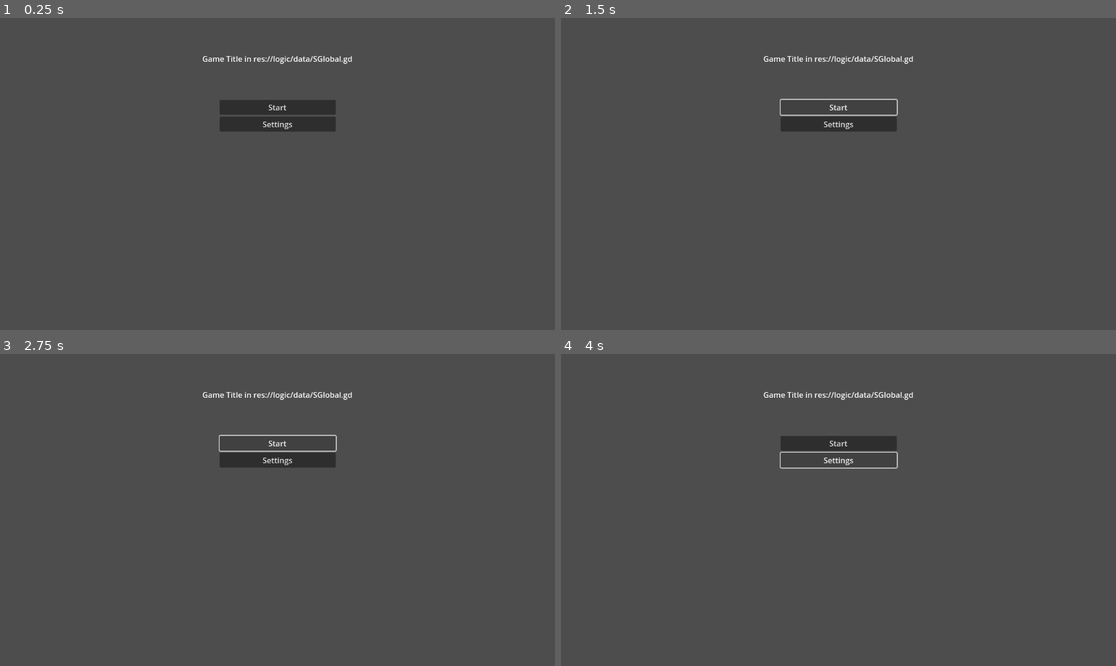
Above: before the commit, frames 1-4 (two rows, left to right).
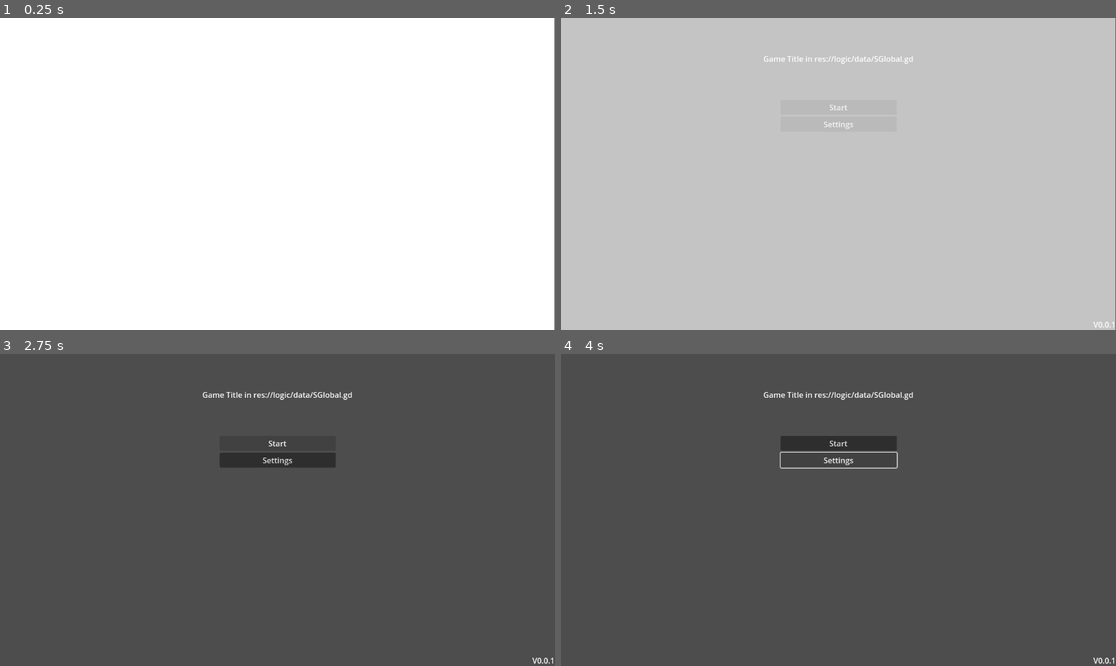
Above: after the commit, the same moments.

Repository: Duarterte/baseJam
Game: Godot game, scene res://miscellaneous/first_boot/intro.tscn
The game is run twice, just before and just after one commit, with the same random seed, the same clock (stepped at 60 frames per second) and the same inputs. Before the commit the project starts from res://logic/ui/MainMenu.tscn. Video files are missing from this copy of the repository; at most half a second of black plays in their place.
Inputs:
- Up to frame 1 (0.25 s): no input
- Up to frame 2 (1.5 s): click "Start" at 0.5 s; click "Start" at 1.25 s
- Up to frame 3 (2.75 s): click "Start" at 2 s
- Up to frame 4 (4 s): tap Enter at 2.75 s; click "Settings" at 3.5 s

The runs differ from the first frame. In frame 1, 100% of the frame differs, in the area x 0-100%, y 0-100%; in frame 2, 100%; in frame 3, 0.2%; in frame 4, less than 0.1%.

Commit message:
Audiovisuals

Diff:
--- a/logic/data/SGlobal.gd
+++ b/logic/data/SGlobal.gd
@@ -1,5 +1,8 @@
 extends Node
 
-var gameName = "Game Title in res://logic/data/SGlobal.gd"
+var gameName: String = "Game Title in res://logic/data/SGlobal.gd"
+var version: String  = "V0.0.1"
+var firstBoot: bool  = true
+
 func _ready():
-	pass
+	print(gameName + " " + version)
--- a/logic/ui/MainMenu.gd
+++ b/logic/ui/MainMenu.gd
@@ -1,11 +1,12 @@
 extends Control
 @onready var gametTilteLabel: Label = $CenterContainer2/GametTitle
-
+@onready var versionLabel: Label = $versionLabel
 # Called when the node enters the scene tree for the first time.
 func _ready():
 	if SGlobal.gameName: gametTilteLabel.text = SGlobal.gameName
-
-
-# Called every frame. 'delta' is the elapsed time since the previous frame.
-func _process(delta):
-	pass
+	if SGlobal.gameName: versionLabel.text    = SGlobal.version
+	if SGlobal.firstBoot:
+		$AnimationPlayer.play("curtainAnim", 0.)
+		await get_tree().create_timer(2.).timeout
+		remove_child($SceneEntryCurtain)
+		SGlobal.firstBoot = false
--- a/logic/ui/MainMenu.tscn
+++ b/logic/ui/MainMenu.tscn
@@ -1,6 +1,44 @@
-[gd_scene load_steps=2 format=3 uid="uid://nhx6nh0hpm76"]
+[gd_scene load_steps=5 format=3 uid="uid://nhx6nh0hpm76"]
 
 [ext_resource type="Script" path="res://logic/ui/MainMenu.gd" id="1_5d2fq"]
+
+[sub_resource type="Animation" id="Animation_2w6ai"]
+resource_name = "curtainAnim"
+length = 2.0
+step = 1.0
+tracks/0/type = "value"
+tracks/0/imported = false
+tracks/0/enabled = true
+tracks/0/path = NodePath("SceneEntryCurtain:color")
+tracks/0/interp = 1
+tracks/0/loop_wrap = true
+tracks/0/keys = {
+"times": PackedFloat32Array(0, 2),
+"transitions": PackedFloat32Array(3.3412, 5.65685),
+"update": 0,
+"values": [Color(1, 1, 1, 1), Color(1, 1, 1, 0)]
+}
+
+[sub_resource type="Animation" id="Animation_bd8vy"]
+length = 0.001
+tracks/0/type = "value"
+tracks/0/imported = false
+tracks/0/enabled = true
+tracks/0/path = NodePath("SceneEntryCurtain:color")
+tracks/0/interp = 1
+tracks/0/loop_wrap = true
+tracks/0/keys = {
+"times": PackedFloat32Array(0),
+"transitions": PackedFloat32Array(1),
+"update": 0,
+"values": [Color(1, 1, 1, 1)]
+}
+
+[sub_resource type="AnimationLibrary" id="AnimationLibrary_bfbl1"]
+_data = {
+"RESET": SubResource("Animation_bd8vy"),
+"curtainAnim": SubResource("Animation_2w6ai")
+}
 
 [node name="MainMenu" type="Control"]
 layout_mode = 3
@@ -26,11 +64,11 @@
 anchor_left = 0.395
 anchor_top = 0.262
 anchor_right = 0.605
-anchor_bottom = 1.0
+anchor_bottom = 0.41
 offset_left = 0.459991
 offset_top = 0.223984
 offset_right = -0.460022
-offset_bottom = -382.4
+offset_bottom = -0.0800171
 
 [node name="StartBTN" type="Button" parent="VBoxContainer"]
 layout_mode = 2
@@ -39,3 +77,25 @@
 [node name="Settings" type="Button" parent="VBoxContainer"]
 layout_mode = 2
 text = "Settings"
+
+[node name="versionLabel" type="Label" parent="."]
+layout_mode = 1
+anchors_preset = 3
+anchor_left = 1.0
+anchor_top = 1.0
+anchor_right = 1.0
+anchor_bottom = 1.0
+offset_left = -1.0
+offset_top = -23.0
+grow_horizontal = 0
+grow_vertical = 0
+
+[node name="SceneEntryCurtain" type="ColorRect" parent="."]
+layout_mode = 0
+offset_right = 1151.0
+offset_bottom = 648.0
+
+[node name="AnimationPlayer" type="AnimationPlayer" parent="."]
+libraries = {
+"": SubResource("AnimationLibrary_bfbl1")
+}
--- /dev/null
+++ b/miscellaneous/first_boot/intro.gd
@@ -0,0 +1,22 @@
+extends VideoStreamPlayer
+var mainMenuPath 	: String
+var mainMenu 	 	: Object
+var sceneLoadStatus	: float
+
+func checkIfResoureceIsLoaded(path: String) -> void:
+	var sceneLoadStatus = ResourceLoader.load_threaded_get_status(path)
+	if sceneLoadStatus == ResourceLoader.THREAD_LOAD_LOADED:
+		mainMenu = ResourceLoader.load_threaded_get(path)
+		get_tree().change_scene_to_packed(mainMenu)
+	else:
+		await get_tree().create_timer(.25).timeout
+		checkIfResoureceIsLoaded(path)
+
+func _ready():
+	$AudioStreamPlayer.play(0.)
+	mainMenuPath = "res://logic/ui/MainMenu.tscn"
+	ResourceLoader.load_threaded_request(mainMenuPath)
+
+
+func _on_finished():
+	checkIfResoureceIsLoaded(mainMenuPath)
--- /dev/null
+++ b/miscellaneous/first_boot/intro.tscn
@@ -0,0 +1,22 @@
+[gd_scene load_steps=4 format=3 uid="uid://bj6xvnc0d7vq7"]
+
+[ext_resource type="VideoStream" path="res://miscellaneous/first_boot/ok.ogv" id="1_n6cib"]
+[ext_resource type="Script" path="res://miscellaneous/first_boot/intro.gd" id="2_mejl8"]
+[ext_resource type="AudioStream" uid="uid://dx4e5oeywjyn6" path="res://miscellaneous/first_boot/ticking2.mp3" id="3_8g6ji"]
+
+[node name="VideoStreamPlayer" type="VideoStreamPlayer"]
+anchors_preset = 15
+anchor_right = 1.0
+anchor_bottom = 1.0
+grow_horizontal = 2
+grow_vertical = 2
+pivot_offset = Vector2(576, 324)
+stream = ExtResource("1_n6cib")
+autoplay = true
+expand = true
+script = ExtResource("2_mejl8")
+
+[node name="AudioStreamPlayer" type="AudioStreamPlayer" parent="."]
+stream = ExtResource("3_8g6ji")
+
+[connection signal="finished" from="." to="." method="_on_finished"]
--- a/project.godot
+++ b/project.godot
@@ -11,9 +11,11 @@
 [application]
 
 config/name="Base Project"
-run/main_scene="res://logic/ui/MainMenu.tscn"
+run/main_scene="res://miscellaneous/first_boot/intro.tscn"
 config/features=PackedStringArray("4.2", "GL Compatibility")
+boot_splash/image="res://miscellaneous/first_boot/bootsplash.png"
 config/icon="res://icon.svg"
+boot_splash/minimum_display_time=300
 
 [autoload]
 
@@ -23,6 +25,12 @@
 
 enabled=PackedStringArray("res://addons/zl_init_plugin/plugin.cfg")
 
+[file_customization]
+
+folder_colors={
+"res://world/": "orange"
+}
+
 [rendering]
 
 renderer/rendering_method="gl_compatibility"
Binary file added: miscellaneous/first_boot/bootsplash.png
Not shown, added: miscellaneous/first_boot/bootsplash.png.import
Not shown, added: miscellaneous/first_boot/ticking.mp3.import
Not shown, added: miscellaneous/first_boot/ticking2.mp3.import
Not shown, added: miscellaneous/first_boot/ok.ogv
Not shown, added: miscellaneous/first_boot/ticking.mp3
Not shown, added: miscellaneous/first_boot/ticking2.mp3
